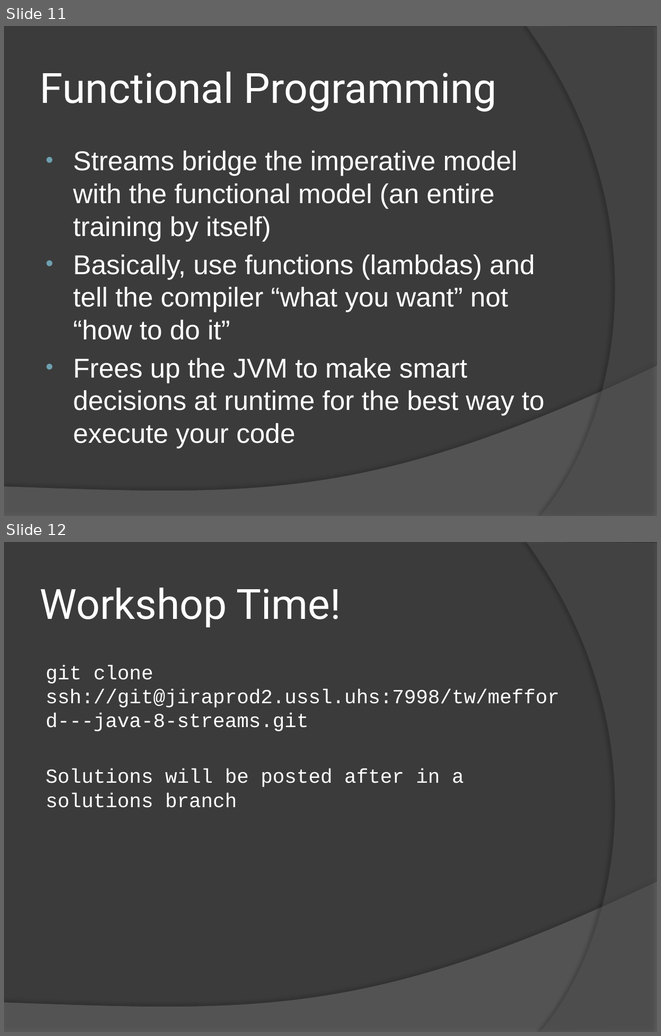
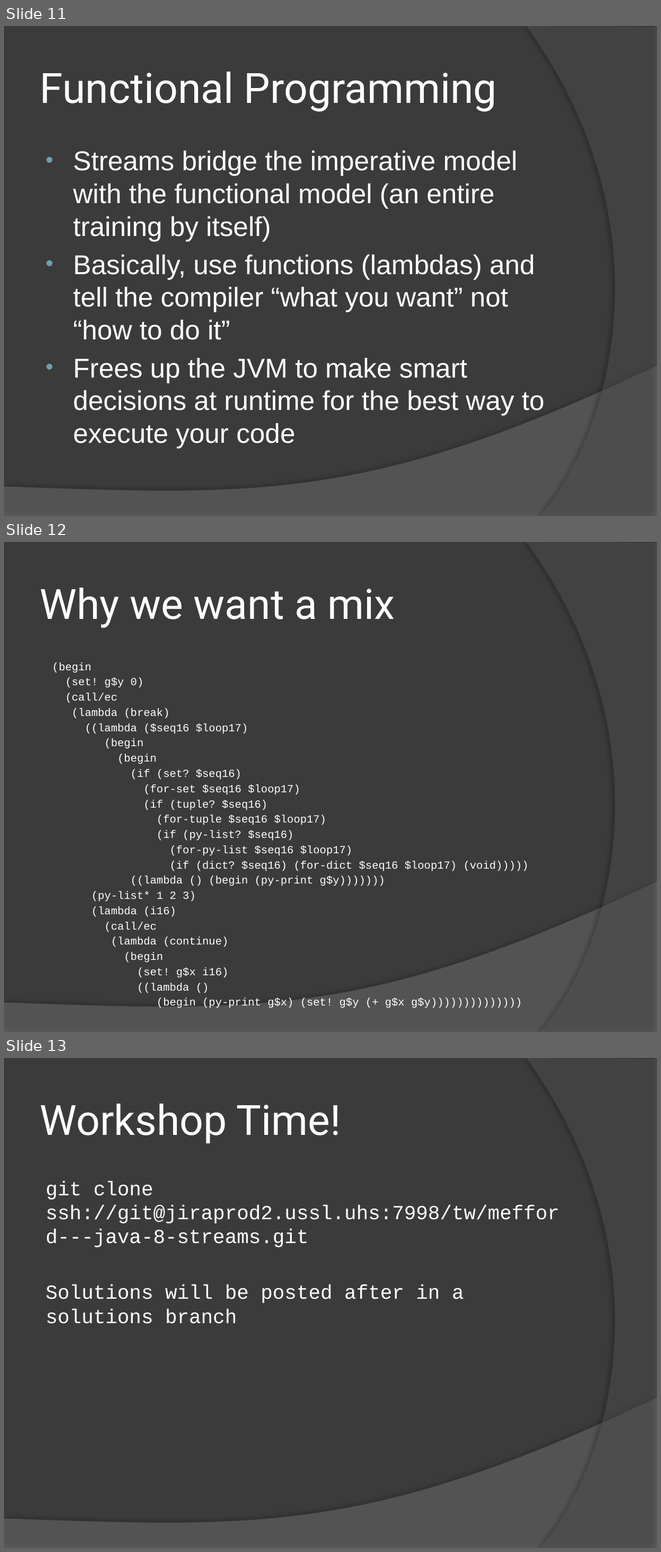
Before and after one commit to jeremymefford/java8-streams-training, a slide deck: java 8 stream training.pptx. Shown one above the other, each under a label of ours: slides 11 and 12 before the commit, slides 11, 12 and 13 after it. The pictures are 661x1036 and 661x1552 pixels, drawn with LibreOffice and Linux fonts; fonts in the diff are those of the drawing. Boxes give left, top, right and bottom in pixels: in the first picture for what was removed or moved away, otherwise in the second. Text is boxed around its words. In the diff, an @@ line names an element or a change of style, - is before the commit and + after.

Commit message:
powerpoint

```diff
--- a/java 8 stream training.pptx
+++ b/java 8 stream training.pptx
@@ slide 12 added at <box>4,542,657,1032</box>, background #3B3B3B; not listed: 2 template elements that a slide beside it also shows @@
@@ title added at <box>40,588,395,628</box>, 46 pt, text #FFFFFF @@
+Why we want a mix
@@ text added at <box>52,662,529,1008</box>, 12 pt, text #FFFFFF @@
+(begin
+(set! g$y 0)
+(call/ec
+(lambda (break)
+((lambda ($seq16 $loop17)
+(begin
+(begin
+(if (set? $seq16)
+(for-set $seq16 $loop17)
+(if (tuple? $seq16)
+(for-tuple $seq16 $loop17)
+(if (py-list? $seq16)
+(for-py-list $seq16 $loop17)
+(if (dict? $seq16) (for-dict $seq16 $loop17) (void)))))
+((lambda () (begin (py-print g$y)))))))
+(py-list* 1 2 3)
+(lambda (i16)
+(call/ec
+(lambda (continue)
+(begin
+(set! g$x i16)
+((lambda ()
+(begin (py-print g$x) (set! g$y (+ g$x g$y))))))))))))))
@@ what was slide 12 is now slide 13 @@
```
